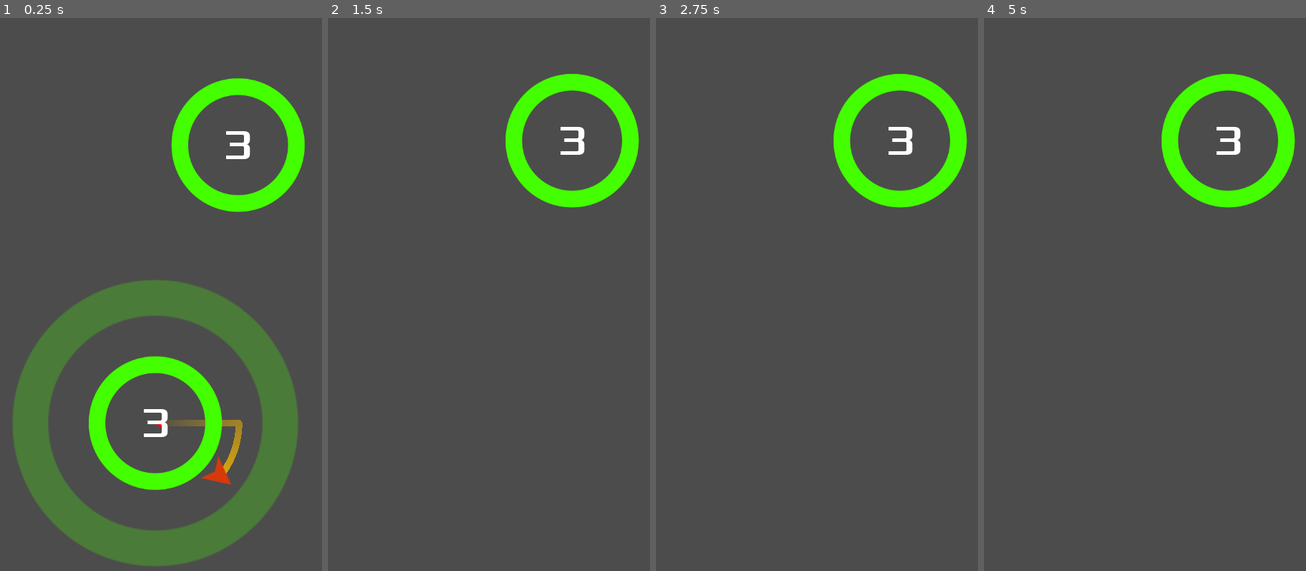
Above: before the commit, frames 1-4 (left to right).
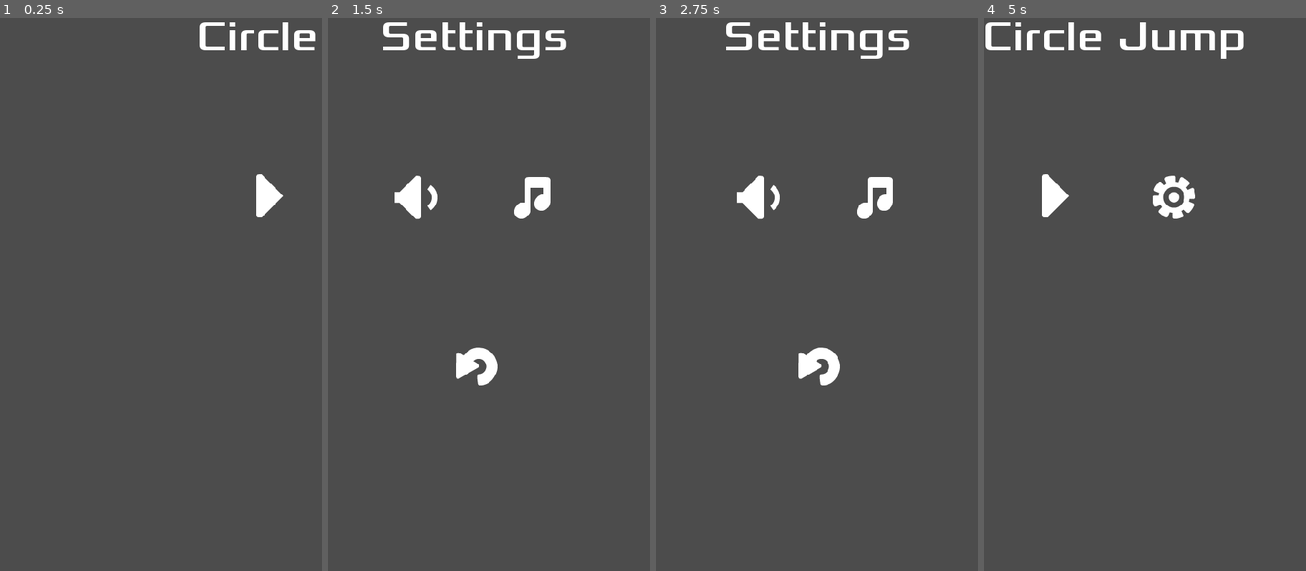
Above: after the commit, the same moments.

Repository: kidscancode/circle_jump
Game: Godot game, scene res://Main.tscn
The game is run twice, just before and just after one commit, with the same random seed, the same clock (stepped at 60 frames per second) and the same inputs.
Inputs (mouse positions are in pixels of both pictures, inside the frame that each line leads up to):
- Up to frame 1 (0.25 s): no input
- Up to frame 2 (1.5 s): click (546, 194) at 0.52 s; tap Enter at 1.25 s; move the mouse to (559, 255) at 1.27 s; click (559, 255) at 1.42 s
- Up to frame 3 (2.75 s): click (726, 194) at 2.02 s
- Up to frame 4 (5 s): click (1202, 194) at 2.77 s; click (1145, 366) at 3.52 s; tap Space at 4.25 s; move the mouse to (1080, 311) at 4.27 s; click (1080, 311) at 4.42 s

The runs differ from the first frame. In frame 1, 25% of the frame differs, in the area x 4-98%, y 0-100%; in frame 2, 6.3%; in frame 3, 6.3%; in frame 4, 6.1%.

Commit message:
part 04 menu screens part 04 menu screens

Diff:
--- a/Main.gd
+++ b/Main.gd
@@ -7,7 +7,6 @@
 
 func _ready():
 	randomize()
-	new_game()
 
 func new_game():
 	$Camera2D.position = $StartPosition.position
@@ -15,6 +14,7 @@
 	player.position = $StartPosition.position
 	add_child(player)
 	player.connect("captured", self, "_on_Jumper_captured")
+	player.connect("died", self, "_on_Jumper_died")
 	spawn_circle($StartPosition.position)
 
 func spawn_circle(_position=null):
@@ -30,3 +30,7 @@
 	$Camera2D.position = object.position
 	object.capture(player)
 	call_deferred("spawn_circle")
+
+func _on_Jumper_died():
+	get_tree().call_group("circles", "implode")
+	$Screens.game_over()
--- a/Main.tscn
+++ b/Main.tscn
@@ -1,6 +1,7 @@
-[gd_scene load_steps=2 format=2]
+[gd_scene load_steps=3 format=2]
 
 [ext_resource path="res://Main.gd" type="Script" id=1]
+[ext_resource path="res://UI/Screens.tscn" type="PackedScene" id=2]
 
 [node name="Main" type="Node"]
 script = ExtResource( 1 )
@@ -9,8 +10,11 @@
 position = Vector2( 219.144, 689.962 )
 
 [node name="Camera2D" type="Camera2D" parent="."]
-position = Vector2( 296.187, 633.464 )
+position = Vector2( 215.94, 674.803 )
 offset = Vector2( 0, -200 )
 current = true
 smoothing_enabled = true
 smoothing_speed = 8.0
+
+[node name="Screens" parent="." instance=ExtResource( 2 )]
+[connection signal="start_game" from="Screens" to="." method="new_game"]
--- /dev/null
+++ b/UI/BaseScreen.gd
@@ -0,0 +1,13 @@
+extends CanvasLayer
+
+onready var tween = $Tween
+
+func appear():
+	tween.interpolate_property(self, "offset:x", 500, 0,
+						0.5, Tween.TRANS_BACK, Tween.EASE_IN_OUT)
+	tween.start()
+
+func disappear():
+	tween.interpolate_property(self, "offset:x", 0, 500,
+						0.5, Tween.TRANS_BACK, Tween.EASE_IN_OUT)
+	tween.start()
--- /dev/null
+++ b/UI/BaseScreen.tscn
@@ -0,0 +1,47 @@
+[gd_scene load_steps=3 format=2]
+
+[ext_resource path="res://UI/BaseScreen.gd" type="Script" id=1]
+[ext_resource path="res://assets/fonts/xolonium_64.tres" type="DynamicFont" id=2]
+
+[node name="BaseScreen" type="CanvasLayer"]
+offset = Vector2( 500, 0 )
+transform = Transform2D( 1, 0, 0, 1, 500, 0 )
+script = ExtResource( 1 )
+
+[node name="MarginContainer" type="MarginContainer" parent="."]
+anchor_right = 1.0
+anchor_bottom = 1.0
+custom_constants/margin_right = 20
+custom_constants/margin_top = 20
+custom_constants/margin_left = 20
+custom_constants/margin_bottom = 20
+
+[node name="VBoxContainer" type="VBoxContainer" parent="MarginContainer"]
+margin_left = 20.0
+margin_top = 20.0
+margin_right = 460.0
+margin_bottom = 834.0
+custom_constants/separation = 150
+
+[node name="Label" type="Label" parent="MarginContainer/VBoxContainer"]
+margin_right = 440.0
+margin_bottom = 78.0
+custom_fonts/font = ExtResource( 2 )
+text = "Title"
+align = 1
+
+[node name="Buttons" type="HBoxContainer" parent="MarginContainer/VBoxContainer"]
+margin_top = 228.0
+margin_right = 440.0
+margin_bottom = 228.0
+custom_constants/separation = 75
+alignment = 1
+
+[node name="Buttons2" type="HBoxContainer" parent="MarginContainer/VBoxContainer"]
+margin_top = 378.0
+margin_right = 440.0
+margin_bottom = 378.0
+custom_constants/separation = 75
+alignment = 1
+
+[node name="Tween" type="Tween" parent="."]
--- /dev/null
+++ b/UI/GameOverScreen.tscn
@@ -0,0 +1,33 @@
+[gd_scene load_steps=4 format=2]
+
+[ext_resource path="res://UI/BaseScreen.tscn" type="PackedScene" id=1]
+[ext_resource path="res://assets/images/buttons/home.png" type="Texture" id=2]
+[ext_resource path="res://assets/images/buttons/return.png" type="Texture" id=3]
+
+[node name="GameOverScreen" instance=ExtResource( 1 )]
+
+[node name="Label" parent="MarginContainer/VBoxContainer" index="0"]
+text = "Game Over"
+
+[node name="Buttons" parent="MarginContainer/VBoxContainer" index="1"]
+margin_bottom = 328.0
+
+[node name="Home" type="TextureButton" parent="MarginContainer/VBoxContainer/Buttons" index="0" groups=[
+"buttons",
+]]
+margin_left = 82.0
+margin_right = 182.0
+margin_bottom = 100.0
+texture_normal = ExtResource( 2 )
+
+[node name="Play" type="TextureButton" parent="MarginContainer/VBoxContainer/Buttons" index="1" groups=[
+"buttons",
+]]
+margin_left = 257.0
+margin_right = 357.0
+margin_bottom = 100.0
+texture_normal = ExtResource( 3 )
+
+[node name="Buttons2" parent="MarginContainer/VBoxContainer" index="2"]
+margin_top = 478.0
+margin_bottom = 478.0
--- /dev/null
+++ b/UI/Screens.gd
@@ -0,0 +1,37 @@
+extends Node
+
+signal start_game
+
+var current_screen = null
+
+func _ready():
+	register_buttons()
+	change_screen($TitleScreen)
+
+func register_buttons():
+	var buttons = get_tree().get_nodes_in_group("buttons")
+	for button in buttons:
+		button.connect("pressed", self, "_on_button_pressed", [button.name])
+
+func _on_button_pressed(name):
+	match name:
+		"Home":
+			change_screen($TitleScreen)
+		"Play":
+			change_screen(null)
+			yield(get_tree().create_timer(0.5), "timeout")
+			emit_signal("start_game")
+		"Settings":
+			change_screen($SettingsScreen)
+
+func change_screen(new_screen):
+	if current_screen:
+		current_screen.disappear()
+		yield(current_screen.tween, "tween_completed")
+	current_screen = new_screen
+	if new_screen:
+		current_screen.appear()
+		yield(current_screen.tween, "tween_completed")
+
+func game_over():
+	change_screen($GameOverScreen)
--- /dev/null
+++ b/UI/Screens.tscn
@@ -0,0 +1,15 @@
+[gd_scene load_steps=5 format=2]
+
+[ext_resource path="res://UI/Screens.gd" type="Script" id=1]
+[ext_resource path="res://UI/TitleScreen.tscn" type="PackedScene" id=2]
+[ext_resource path="res://UI/SettingsScreen.tscn" type="PackedScene" id=3]
+[ext_resource path="res://UI/GameOverScreen.tscn" type="PackedScene" id=4]
+
+[node name="Screens" type="Node"]
+script = ExtResource( 1 )
+
+[node name="TitleScreen" parent="." instance=ExtResource( 2 )]
+
+[node name="SettingsScreen" parent="." instance=ExtResource( 3 )]
+
+[node name="GameOverScreen" parent="." instance=ExtResource( 4 )]
--- /dev/null
+++ b/UI/SettingsScreen.tscn
@@ -0,0 +1,42 @@
+[gd_scene load_steps=5 format=2]
+
+[ext_resource path="res://UI/BaseScreen.tscn" type="PackedScene" id=1]
+[ext_resource path="res://assets/images/buttons/audioOn.png" type="Texture" id=2]
+[ext_resource path="res://assets/images/buttons/musicOn.png" type="Texture" id=3]
+[ext_resource path="res://assets/images/buttons/return.png" type="Texture" id=4]
+
+[node name="SettingsScreen" instance=ExtResource( 1 )]
+
+[node name="Label" parent="MarginContainer/VBoxContainer" index="0"]
+text = "Settings"
+
+[node name="Buttons" parent="MarginContainer/VBoxContainer" index="1"]
+margin_bottom = 328.0
+
+[node name="Sound" type="TextureButton" parent="MarginContainer/VBoxContainer/Buttons" index="0" groups=[
+"buttons",
+]]
+margin_left = 82.0
+margin_right = 182.0
+margin_bottom = 100.0
+texture_normal = ExtResource( 2 )
+
+[node name="Music" type="TextureButton" parent="MarginContainer/VBoxContainer/Buttons" index="1" groups=[
+"buttons",
+]]
+margin_left = 257.0
+margin_right = 357.0
+margin_bottom = 100.0
+texture_normal = ExtResource( 3 )
+
+[node name="Buttons2" parent="MarginContainer/VBoxContainer" index="2"]
+margin_top = 478.0
+margin_bottom = 578.0
+
+[node name="Home" type="TextureButton" parent="MarginContainer/VBoxContainer/Buttons2" index="0" groups=[
+"buttons",
+]]
+margin_left = 170.0
+margin_right = 270.0
+margin_bottom = 100.0
+texture_normal = ExtResource( 4 )
--- /dev/null
+++ b/UI/TitleScreen.tscn
@@ -0,0 +1,33 @@
+[gd_scene load_steps=4 format=2]
+
+[ext_resource path="res://UI/BaseScreen.tscn" type="PackedScene" id=1]
+[ext_resource path="res://assets/images/buttons/right.png" type="Texture" id=2]
+[ext_resource path="res://assets/images/buttons/gear.png" type="Texture" id=3]
+
+[node name="TitleScreen" instance=ExtResource( 1 )]
+
+[node name="Label" parent="MarginContainer/VBoxContainer" index="0"]
+text = "Circle Jump"
+
+[node name="Buttons" parent="MarginContainer/VBoxContainer" index="1"]
+margin_bottom = 328.0
+
+[node name="Play" type="TextureButton" parent="MarginContainer/VBoxContainer/Buttons" index="0" groups=[
+"buttons",
+]]
+margin_left = 82.0
+margin_right = 182.0
+margin_bottom = 100.0
+texture_normal = ExtResource( 2 )
+
+[node name="Settings" type="TextureButton" parent="MarginContainer/VBoxContainer/Buttons" index="1" groups=[
+"buttons",
+]]
+margin_left = 257.0
+margin_right = 357.0
+margin_bottom = 100.0
+texture_normal = ExtResource( 3 )
+
+[node name="Buttons2" parent="MarginContainer/VBoxContainer" index="2"]
+margin_top = 478.0
+margin_bottom = 478.0
--- /dev/null
+++ b/assets/fonts/xolonium_64.tres
@@ -0,0 +1,7 @@
+[gd_resource type="DynamicFont" load_steps=2 format=2]
+
+[ext_resource path="res://assets/fonts/Xolonium-Regular.ttf" type="DynamicFontData" id=1]
+
+[resource]
+size = 64
+font_data = ExtResource( 1 )
--- a/objects/Circle.gd
+++ b/objects/Circle.gd
@@ -62,7 +62,7 @@
 
 func _draw():
 	if jumper:
-		var r = ((radius - 50) / num_orbits) * (1 + num_orbits - current_orbits)
+		var r = ((radius - 10) / num_orbits) * (1 + num_orbits - current_orbits)
 		draw_circle_arc_poly(Vector2.ZERO, r, orbit_start + PI/2,
 							$Pivot.rotation + PI/2, Color(1, 0, 0))
 
--- a/objects/Circle.tscn
+++ b/objects/Circle.tscn
@@ -84,7 +84,9 @@
 size = 64
 font_data = ExtResource( 4 )
 
-[node name="Circle" type="Area2D"]
+[node name="Circle" type="Area2D" groups=[
+"circles",
+]]
 script = ExtResource( 1 )
 
 [node name="Sprite" type="Sprite" parent="."]
--- a/objects/Jumper.gd
+++ b/objects/Jumper.gd
@@ -1,6 +1,7 @@
 extends Area2D
 
 signal captured
+signal died
 
 onready var trail = $Trail/Points
 
@@ -34,9 +35,11 @@
 		position += velocity * delta
 
 func die():
+
 	target = null
 	queue_free()
 
 func _on_VisibilityNotifier2D_screen_exited():
 	if !target:
+		emit_signal("died")
 		die()
--- a/objects/Jumper.tscn
+++ b/objects/Jumper.tscn
@@ -34,6 +34,5 @@
 joint_mode = 2
 begin_cap_mode = 2
 end_cap_mode = 2
-
 [connection signal="area_entered" from="." to="." method="_on_Jumper_area_entered"]
 [connection signal="screen_exited" from="VisibilityNotifier2D" to="." method="_on_VisibilityNotifier2D_screen_exited"]
